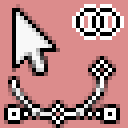
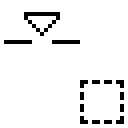
Before/after of a 128 x 128 layered artwork. What changed in the layer stack:
hid "cursor-mouse.png" over 12, 4, 60, 76
added layer "cursor-side-bottom.xbm" above "modifier-bad.xbm" over 0, 12, 84, 48
hid "modifier-join.xbm", painted on it over 72, 4, 128, 40
showed "tool-rect-select.xbm", painted on it over 64, 64, 128, 128
hid "tool-paths.png" over 4, 56, 120, 128
hid "background" over 0, 0, 128, 128
